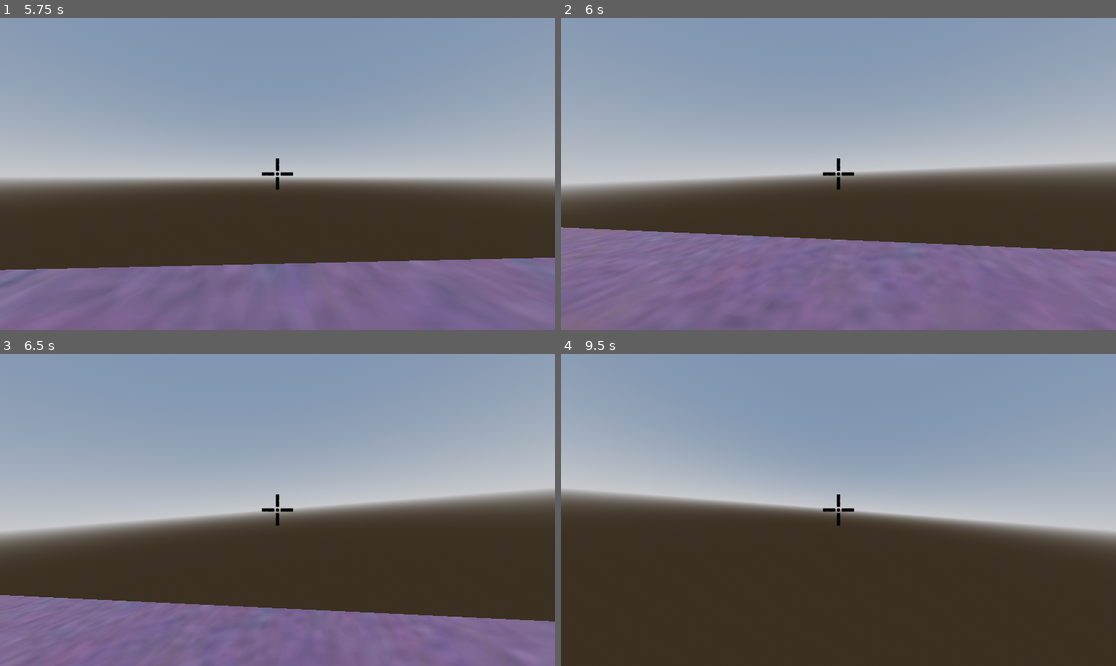
Above: before the commit, frames 1-4 (two rows, left to right).
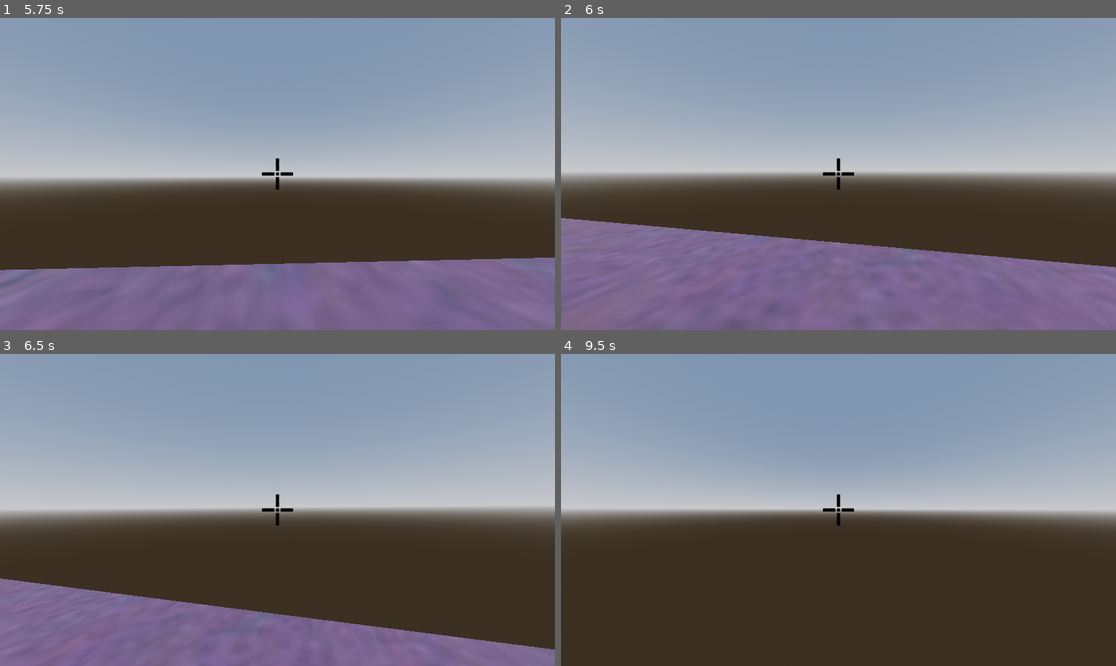
Above: after the commit, the same moments.

Repository: Takos4Lunch/Project1873
Game: Godot game, scene res://world.tscn
The game is run twice, just before and just after one commit, with the same random seed, the same clock (stepped at 60 frames per second) and the same inputs.
Inputs (mouse positions are in pixels of both pictures, inside the frame that each line leads up to):
- Up to frame 1 (5.75 s): move the mouse to (305, 174) at 0.52 s; hold Shift (sprint) 0.53-1.28 s; hold W (up) from 0.53 s (still down); tap Space (jump) at 0.77, 1.52, 3.02, 3.77, 4.52 s; move the mouse to (249, 174) at 1.27 s; tap C (camera) at 1.35, 3.6 s; tap Shift (sprint) at 1.55, 2.85, 4.35 s; move the mouse to (288, 167) at 2.02 s; hold Shift (sprint) 2.03-2.78 s; move the mouse to (271, 180) at 2.77 s; move the mouse to (316, 177) at 3.52 s; hold Shift (sprint) 3.53-4.28 s; move the mouse to (233, 170) at 4.27 s; move the mouse to (283, 174) at 5.02 s; hold Shift (sprint) from 5.03 s (still down)
- Up to frame 2 (6 s): move the mouse to (816, 167) at 5.77 s; release W (up) at 5.78 s; release Shift (sprint) at 5.78 s; hold D (right) from 5.78 s (still down); tap C (camera) at 5.85 s
- Up to frame 3 (6.5 s): keep holding D (right); tap Space (jump) at 6.02 s; tap Shift (sprint) at 6.05 s
- Up to frame 4 (9.5 s): move the mouse to (866, 510) at 6.52 s; release D (right) at 6.53 s; hold Shift (sprint) 6.53-7.28 s; hold W (up) 6.53-8.78 s; tap Space (jump) at 6.77, 7.52, 8.75, 9.02 s; move the mouse to (810, 510) at 7.27 s; tap Shift (sprint) at 7.35, 8.85 s; tap Enter at 8 s; move the mouse to (849, 503) at 8.02 s; hold Shift (sprint) 8.03-8.78 s; tap C (camera) at 8.1 s; move the mouse to (832, 516) at 8.77 s; hold A (left) from 8.78 s (still down)

Frame 1 is identical in both runs. In frame 2, 6.6% of the frame differs, in the area x 0-100%, y 46-80%; in frame 3, 11%, in the area x 0-100%, y 43-95%; in frame 4, 6.4%.

Commit message:
Sprint leaning

Diff:
--- a/scripts/Player.gd
+++ b/scripts/Player.gd
@@ -26,8 +26,8 @@
 
 func _ready():
 	Input.set_mouse_mode(Input.MOUSE_MODE_CAPTURED)
-	crosshair.position.x = get_viewport().size.x/ 2 - 32
-	crosshair.position.y = get_viewport().size.y/ 2 - 32
+	crosshair.position.x = get_viewport().size.x/2-32
+	crosshair.position.y = get_viewport().size.y/2-32
 
 func _unhandled_input(event):
 	if event is InputEventMouseMotion:
@@ -68,9 +68,9 @@
 		velocity.z = 0.0
 
 	#head bobbing
-	if input_dir.x>0:
+	if input_dir.x>0 && Input.is_action_pressed("sprint"):
 		head.rotation.z = lerp_angle(head.rotation.z, deg_to_rad(-5), 0.05)
-	elif input_dir.x<0:
+	elif input_dir.x<0 && Input.is_action_pressed("sprint"):
 		head.rotation.z = lerp_angle(head.rotation.z, deg_to_rad(5), 0.05)
 	else:
 		head.rotation.z = lerp_angle(head.rotation.z, deg_to_rad(0), 0.05)
--- a/world.tscn
+++ b/world.tscn
@@ -26,6 +26,21 @@
 [sub_resource type="ConvexPolygonShape3D" id="ConvexPolygonShape3D_gpao1"]
 points = PackedVector3Array(-0.125207, -0.532801, -0.480507, 0.0227831, 0.47607, 0.498884, 0.169713, 0.559144, 0.464172 …(924 unchanged characters)…
 
+[sub_resource type="Animation" id="Animation_3ml7f"]
+length = 0.001
+tracks/0/type = "value"
+tracks/0/imported = false
+tracks/0/enabled = true
+tracks/0/path = NodePath(".:position")
+tracks/0/interp = 1
+tracks/0/loop_wrap = true
+tracks/0/keys = {
+"times": PackedFloat32Array(0),
+"transitions": PackedFloat32Array(1),
+"update": 0,
+"values": [Vector3(0, 0.475, 0)]
+}
+
 [sub_resource type="Animation" id="Animation_qu7di"]
 resource_name = "bob"
 length = 0.6
@@ -41,21 +56,6 @@
 "transitions": PackedFloat32Array(1, 1, 1),
 "update": 0,
 "values": [Vector3(0, 0.475, 0), Vector3(0, 0.6, 0), Vector3(0, 0.475, 0)]
-}
-
-[sub_resource type="Animation" id="Animation_3ml7f"]
-length = 0.001
-tracks/0/type = "value"
-tracks/0/imported = false
-tracks/0/enabled = true
-tracks/0/path = NodePath(".:position")
-tracks/0/interp = 1
-tracks/0/loop_wrap = true
-tracks/0/keys = {
-"times": PackedFloat32Array(0),
-"transitions": PackedFloat32Array(1),
-"update": 0,
-"values": [Vector3(0, 0.475, 0)]
 }
 
 [sub_resource type="AnimationLibrary" id="AnimationLibrary_34pig"]
Not shown: 1 places in world.tscn that only renumber resources
